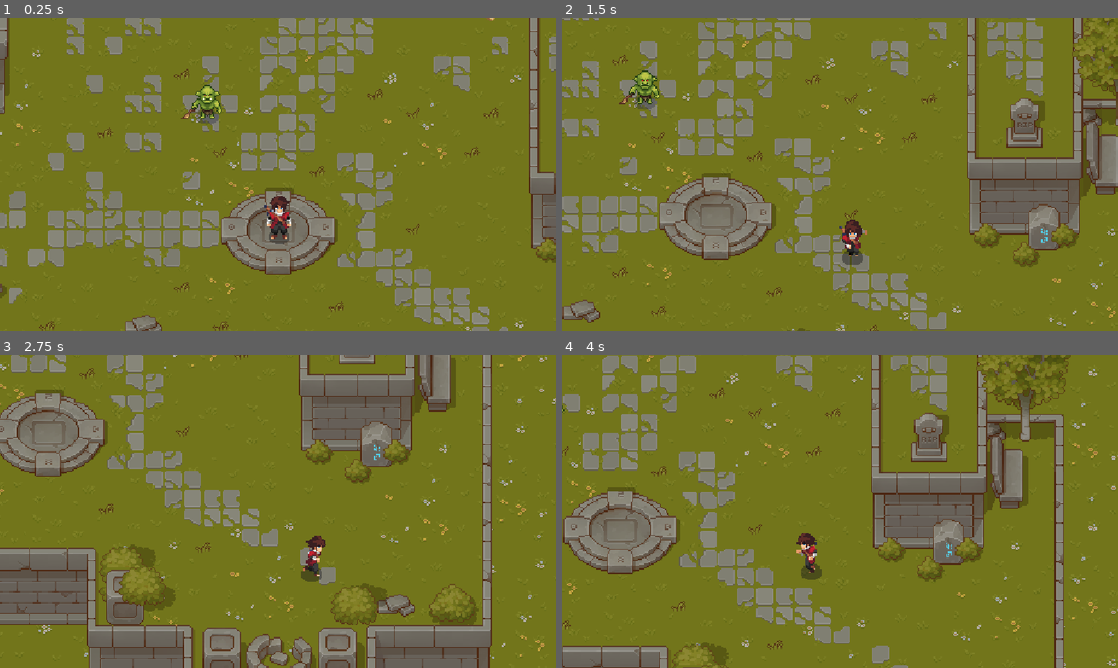
Above: before the commit, frames 1-4 (two rows, left to right).
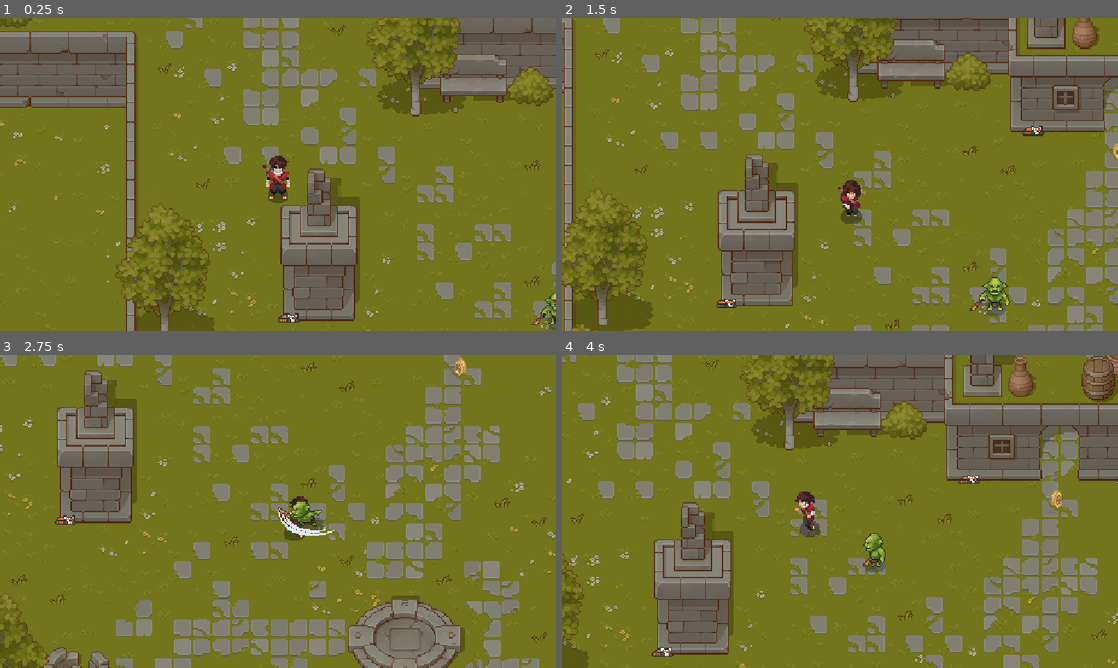
Above: after the commit, the same moments.

Repository: alessandropace20/SviluppoVideogiochi
Game: Godot game, scene res://assets/level.tscn
The game is run twice, just before and just after one commit, with the same random seed, the same clock (stepped at 60 frames per second) and the same inputs.
Inputs:
- Up to frame 1 (0.25 s): no input
- Up to frame 2 (1.5 s): hold D (move_right) 0.53-1.28 s; hold S (move_down) from 1.28 s (still down)
- Up to frame 3 (2.75 s): release S (move_down) at 2.03 s; hold D (move_right) from 2.03 s (still down)
- Up to frame 4 (4 s): release D (move_right) at 2.78 s; hold W (move_up) 2.78-3.53 s; hold A (move_left) from 3.53 s (still down)

The runs differ from the first frame. In frame 1, 43% of the frame differs, in the area x 0-100%, y 0-100%; in frame 2, 48%; in frame 3, 47%; in frame 4, 51%.

Commit message:
modifiche al centramento degli sprite
modifiche al centramento degli sprite

Diff:
--- a/sv-top-down-demo/assets/character_body_2d.tscn
+++ b/sv-top-down-demo/assets/character_body_2d.tscn
@@ -1001,35 +1001,34 @@
 [sub_resource type="RectangleShape2D" id="RectangleShape2D_bliqt"]
 size = Vector2(14.5, 6)
 
+[sub_resource type="RectangleShape2D" id="RectangleShape2D_gtmll"]
+size = Vector2(16.5, 36.5)
+
 [node name="Player" type="CharacterBody2D" unique_id=1444117095 groups=["player"]]
 script = ExtResource("1_bliqt")
-
-[node name="CollisionPolygon2D" type="CollisionPolygon2D" parent="." unique_id=393448543]
-visible = false
-position = Vector2(280, 198)
-polygon = PackedVector2Array(1, 15, 1, -1, 5, -12, 11, -15, 17, -12, 21, -1, 21, 15, 17, 27, 5, 27)
-disabled = true
 
 [node name="ShadowSprite2D" type="Sprite2D" parent="." unique_id=991897577]
 modulate = Color(1, 1, 1, 0.4509804)
 texture_filter = 1
-position = Vector2(291, 222)
+position = Vector2(0, 17)
 scale = Vector2(0.53125, 0.53125)
 texture = ExtResource("2_gtmll")
 
 [node name="AnimatedSprite2D" type="AnimatedSprite2D" parent="." unique_id=1470840247]
 texture_filter = 1
-position = Vector2(291, 204.00002)
+position = Vector2(3.8146973e-06, 0)
 scale = Vector2(1.1125001, 1.1125)
 sprite_frames = SubResource("SpriteFrames_tud5j")
 animation = &"idle_up"
 
 [node name="Camera2D" type="Camera2D" parent="." unique_id=245258795]
-position = Vector2(290, 171)
 zoom = Vector2(2.5, 2.5)
 position_smoothing_enabled = true
 
 [node name="CollisionShape2D" type="CollisionShape2D" parent="." unique_id=1394386328]
-visible = false
-position = Vector2(290.75, 222)
+position = Vector2(0, 18)
 shape = SubResource("RectangleShape2D_bliqt")
+
+[node name="HurtBox" type="CollisionShape2D" parent="." unique_id=658272922]
+position = Vector2(-0.25, 2.25)
+shape = SubResource("RectangleShape2D_gtmll")
